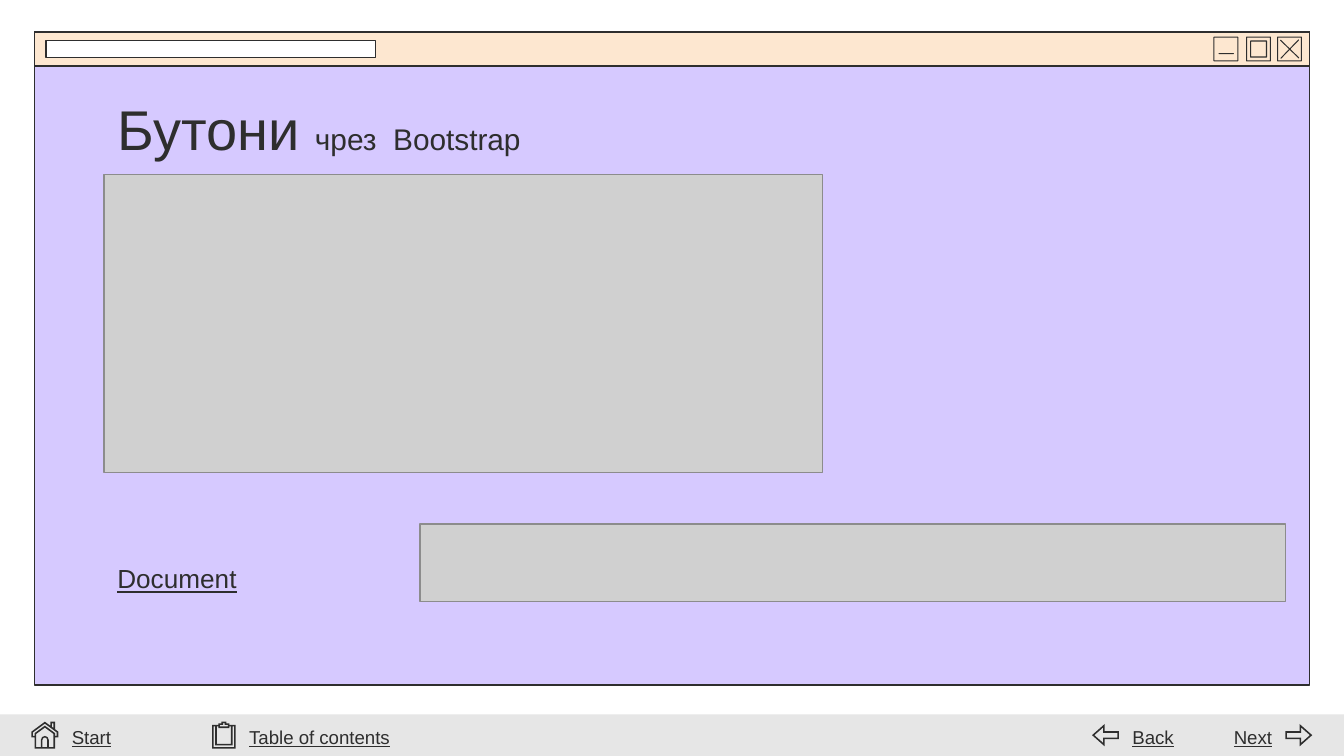
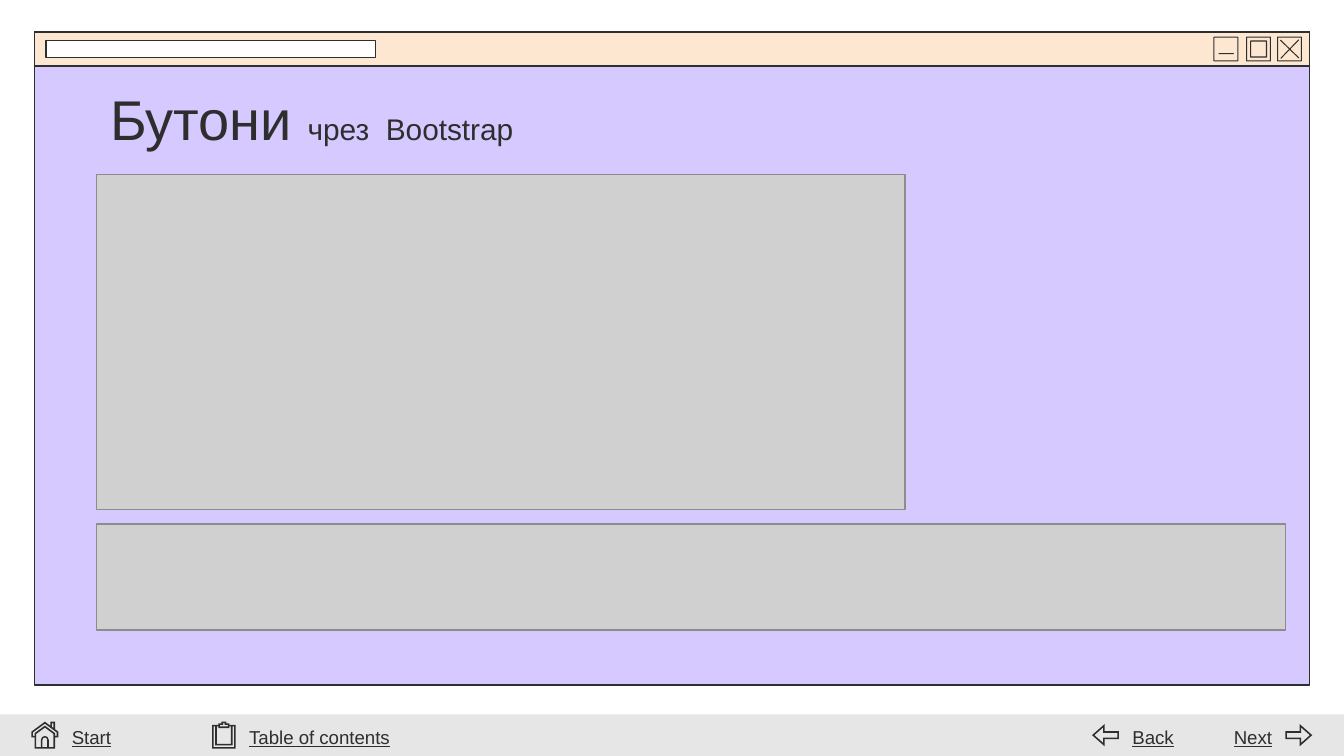
Before and after one commit to stilyana-petrova/12b, a slide deck: slide 18 of IP/Bootstrap/Bootstrap Presentation.pptx. Drawn at 1344x756 pixels with LibreOffice and Linux fonts; fonts in the diff are those of the drawing; grey boxes stand for pictures; background and template pictures are left out. Boxes give left, top, right and bottom in pixels: in the first picture for what was removed or moved away, otherwise in the second. Text is boxed around its words. In the diff, an @@ line names an element or a change of style, - is before the commit and + after.

```diff
--- a/IP/Bootstrap/Bootstrap Presentation.pptx
+++ b/IP/Bootstrap/Bootstrap Presentation.pptx
@@ title "Бутони чрез Bootstrap": place and size @@
-title "Бутони чрез Bootstrap" at (118, 111, 520, 160)
+title "Бутони чрез Bootstrap" at (110, 101, 513, 150)
@@ picture: place and size @@
-picture at (103, 175, 823, 473)
+picture at (97, 175, 905, 509)
@@ picture: place and size @@
-picture at (419, 524, 1285, 602)
+picture at (97, 524, 1285, 630)
@@ text removed at (117, 570, 236, 593) @@
-Document
```
Also in this commit, not shown: 10 other slides changed, 7 other files.
